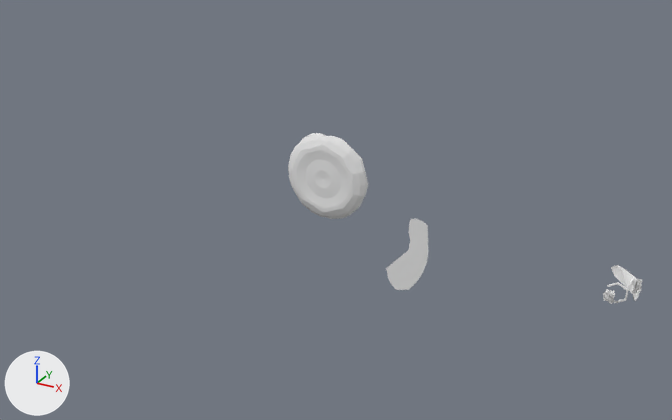
A saved change to the OBJ model assets/models/level/ice/model.obj.
The view is the same before and after, from a 50 mm camera at (198.0, -1924.0, 945.0) aimed at (-665.0, -357.0, 161.0). The lights are fixed; the arrows at lower left show +X, +Y and +Z. The older version comes first. Where no turn or scale is listed for an object, it has been applied to the vertices.

The first picture shows 'iceMesh.old'.
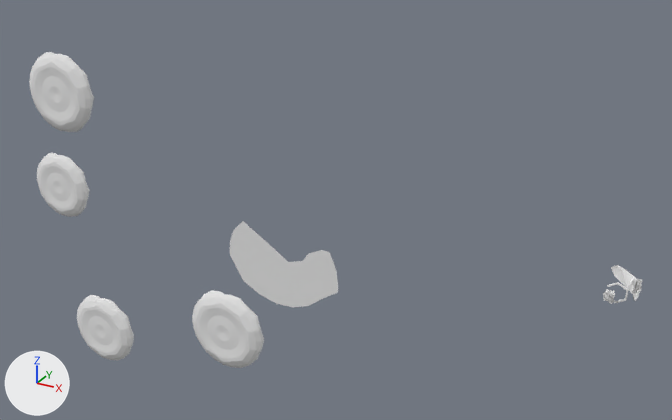
Where the change shows, as pixel boxes (x1, y1, x2, y2) in the pictures (672 x 420 px; the box of a moved part takes in the faces that stretch with it):
'iceMesh.old', reshaped (73% wider, 84% taller)
    before: (288, 133, 642, 304)
    after: (29, 52, 642, 368)
part 1 of me_icemesh_old, moved or reshaped
    before: (288, 133, 368, 219)
    after: (37, 153, 90, 217)
part 2 of me_icemesh_old, added
    after: (77, 295, 134, 361)
part 3 of me_icemesh_old, added
    after: (192, 290, 264, 368)
part 4 of me_icemesh_old, added
    after: (29, 52, 94, 132)
part 5 of me_icemesh_old, moved or reshaped
    before: (386, 232, 429, 290)
    after: (230, 221, 324, 308)

Edits to the bpy script that builds the scene:
```text
Change me_icemesh_old:
    used by ob_icemesh_old; location = (0.0, 0.0, 0.0)
    remove me_icemesh_old.from_pydata(...)  # 995 vertices, 1194 faces; spans x -614.0..-73.0, y -635.0..-62.0, z -37.0..428.0
    add me_icemesh_old.from_pydata(...)  # 2441 vertices, 2730 faces; spans x -1398.0..-73.0, y -738.0..-62.0, z -210.0..515.0
    me_icemesh_old part 1: the loose piece of 482 vertices spanning x -614.0..-458.0, y -635.0..-609.0, z 274.0..428.0 is moved by (-784.0, 145.0, -221.0)
    me_icemesh_old part 2: the loose piece of 482 vertices spanning x -614.0..-458.0, y -635.0..-609.0, z 274.0..428.0 is copied, and the copy is moved by (-547.0, -12.0, -453.0); it spans x -1161.0..-1006.0, y -647.0..-622.0, z -179.0..-25.0
    me_icemesh_old part 3: the loose piece of 482 vertices spanning x -614.0..-458.0, y -635.0..-609.0, z 274.0..428.0 is copied, and the copy is moved by (-154.0, -103.0, -296.0); it spans x -768.0..-612.0, y -738.0..-712.0, z -22.0..133.0
    me_icemesh_old part 4: the loose piece of 482 vertices spanning x -614.0..-458.0, y -635.0..-609.0, z 274.0..428.0 is copied, and the copy is moved by (-547.0, -56.0, 86.0); it spans x -1161.0..-1006.0, y -691.0..-665.0, z 360.0..515.0
    me_icemesh_old part 5
    21 vertices are removed from x -569.0..-473.0, y -307.0, z -20.0..98.0
    18 faces are deleted
    14 vertices move from x -520.0..-475.0, y -307.0, z 105.0..156.0 to x -843.0..-745.0, y -199.0, z -160.0..-29.0
    21 vertices are added at x -1058.0..-823.0, y -199.0, z -210.0..-2.0
    18 new faces join them
```
